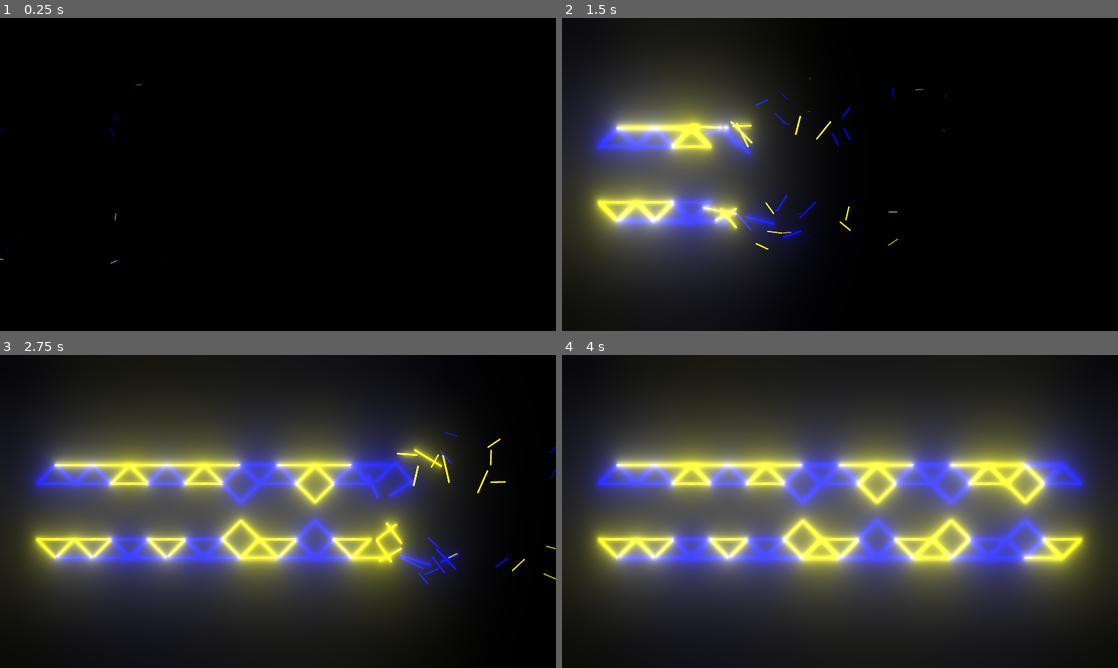
Above: before the commit, frames 1-4 (two rows, left to right).
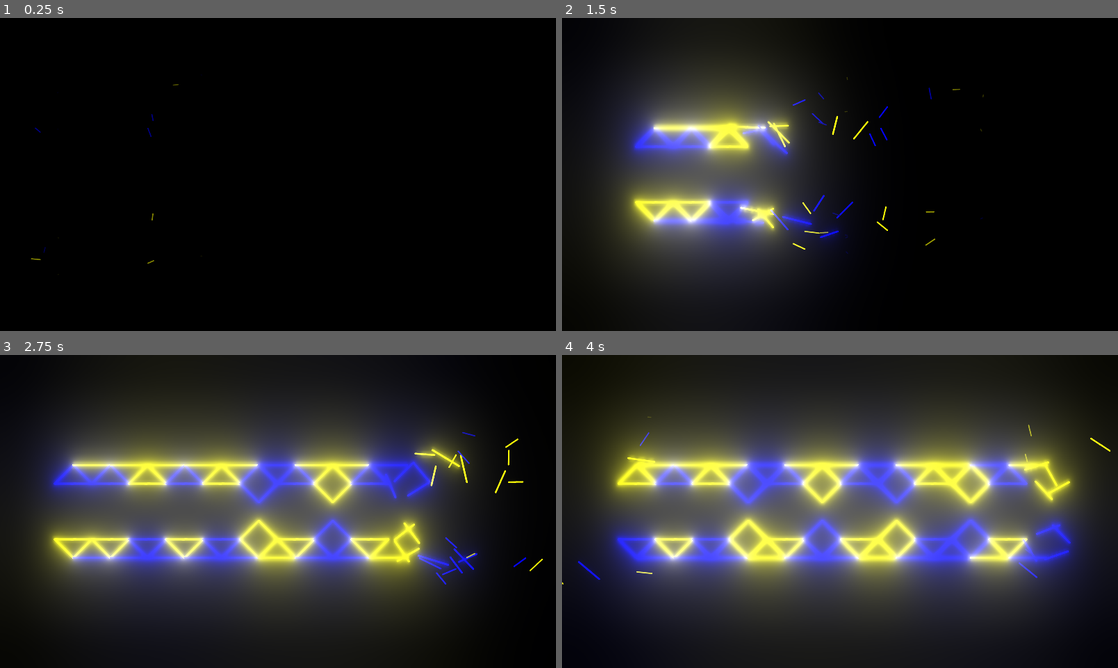
Above: after the commit, the same moments.

Repository: KOBUGE-Games/phaseshifter
Game: Godot game, scene res://game.tscn
Same seed, same stepped clock (60 frames per second), same inputs: the game is played once before the commit and once after it.
Inputs:
- Up to frame 1 (0.25 s): no input
- Up to frame 2 (1.5 s): no input
- Up to frame 3 (2.75 s): no input
- Up to frame 4 (4 s): no input

The runs differ from the first frame. In frame 1, less than 0.1% of the frame differs, in the area x 0-33%, y 21-79%; in frame 2, 18%; in frame 3, 18%; in frame 4, 34%, in the area x 0-99%, y 19-78%.

Commit message:
add terrain movement and recreation

Diff:
--- a/game.tscn
+++ b/game.tscn
@@ -41,5 +41,5 @@
 anims/glow = SubResource( 2 )
 
 [node name="world_creator" parent="." instance=ExtResource( 2 )]
-position = Vector2( 192, 540 )
+position = Vector2( 320, 540 )
 difficulty = 80
--- a/global.gd
+++ b/global.gd
@@ -1,7 +1,7 @@
 extends Node
 
 var full_color_palette = [Color(0,0,1),Color(1,1,0),Color(0,1,0),Color(1,0,0),Color(0,1,1),Color(1,0,1)]
-
+var create_new_obstacle = false
 # Called when the node enters the scene tree for the first time.
 func _ready():
 	pass # Replace with function body.
--- a/obstacle/obstacle.gd
+++ b/obstacle/obstacle.gd
@@ -4,17 +4,20 @@
 
 var child_count
 var animation
+var animation_player: AnimationPlayer
+var dead = false
 
 onready var property_name = ["position", "rotation_degrees", "self_modulate", "visible", "scale"]
 onready var property_value: Dictionary
 
 func _ready():
+	set_process(false) # only needed for death
 	child_count = get_child_count()
 	# add an animationplayer to the scene
 	var animation_instance = AnimationPlayer.new()
 	animation_instance.name = "AnimationPlayer"
 	self.add_child(animation_instance)
-	var animation_player = get_node("AnimationPlayer")
+	animation_player = get_node("AnimationPlayer")
 	animation_player.add_animation("fade",Animation.new())
 	animation = animation_player.get_animation("fade")
 
@@ -30,6 +33,10 @@
 			animation.track_insert_key(track_index, animation_length, property_value[property][1])
 	animation_player.play("fade")
 
+func _process(delta):
+	if not animation_player.is_playing():
+		get_parent().queue_free()
+
 func randomize_properties():
 	randomize()
 	property_value = {"position": [Vector2((randi()%2-0.5)*512,(-randi()%4-1)*64), Vector2(0,0)], # slide in randomly
@@ -37,3 +44,10 @@
 		"self_modulate": [Color(0,0,0,1), Color(1.5,1.5,1.5,1)], # fade in effect
 		"visible": [true,true], # make childs visible once animation starts
 		"scale": [Vector2(0,0),Vector2(1,1)]} # scale up while appearing
+
+func die():
+	if not dead:
+		animation_player.play_backwards("fade")
+		global.create_new_obstacle = true
+		set_process(true)
+		dead = true
--- a/obstacle/world_creator.gd
+++ b/obstacle/world_creator.gd
@@ -1,5 +1,6 @@
 extends Node2D
 
+var game_start = true
 var tile_offset = 64 # distance between tiles in pixels
 var vertical_distance = 96
 var horizontal_distance = 1600
@@ -29,28 +30,34 @@
 	pass
 
 func _process(delta):
-	if current_horizontal < horizontal_distance:
+	if game_start:
 		start_level()
+	else:
+		for child in obstacle_container.get_child_count():
+			var current_child = obstacle_container.get_child(child)
+			var current_position = current_child.get_position()
+			current_child.set_position(current_position - delta*Vector2(200,0))
+			if current_position.x < -tile_offset:
+				current_child.get_node("line_container").die()
+		if global.create_new_obstacle:
+			obstacle_switch()
+			create_obstacle()
+			global.create_new_obstacle = false
+	if game_start and current_horizontal >= horizontal_distance:
+		game_start = false
+		current_horizontal -= tile_offset
+
 	pass
 
 func start_level():
 	if timer.is_stopped():
-		# reset colors for every new element pair
-		current_color = [Color(1,1,1),Color(1,1,1)]
-		color_palette = global.full_color_palette.duplicate()
 		# make first tiles be flat
 		if current_horizontal < 64*10:
 			obstacle_starter()
 		else:
 			obstacle_switch()
 
-		for x in range(2):
-			var new_obstacle = obstacle.instance()
-			new_obstacle.modulate = current_color[x]
-			new_obstacle.rotation_degrees = -x*180 # set different fade in direction for top / bottom
-			x = (x-0.5) * 2 # make value -1 and 1 to spawn top / bottom
-			new_obstacle.position = Vector2(current_horizontal,x*vertical_distance)
-			obstacle_container.add_child(new_obstacle)
+		create_obstacle()
 		current_horizontal += tile_offset
 		timer.start()
 
@@ -84,7 +91,19 @@
 	if neutrals_color_switch:
 		color_switch()
 
+func create_obstacle():
+	for x in range(2):
+		var new_obstacle = obstacle.instance()
+		new_obstacle.modulate = current_color[x]
+		new_obstacle.rotation_degrees = -x*180 # set different fade in direction for top / bottom
+		x = (x-0.5) * 2 # make value -1 and 1 to spawn top / bottom
+		new_obstacle.position = Vector2(current_horizontal,x*vertical_distance)
+		obstacle_container.add_child(new_obstacle)
+
 func color_switch():
+	# reset colors for every new element pair
+	current_color = [Color(1,1,1),Color(1,1,1)]
+	color_palette = global.full_color_palette.duplicate()
 	var color_count = color_amount
 	for x in range(2):
 		var color_index = randi() % color_count # find a random color
--- a/project.godot
+++ b/project.godot
@@ -27,8 +27,8 @@
 
 window/size/width=1920
 window/size/height=1080
-window/size/test_width=1280
-window/size/test_height=720
+window/size/test_width=960
+window/size/test_height=540
 window/stretch/mode="2d"
 window/stretch/aspect="keep"
 
